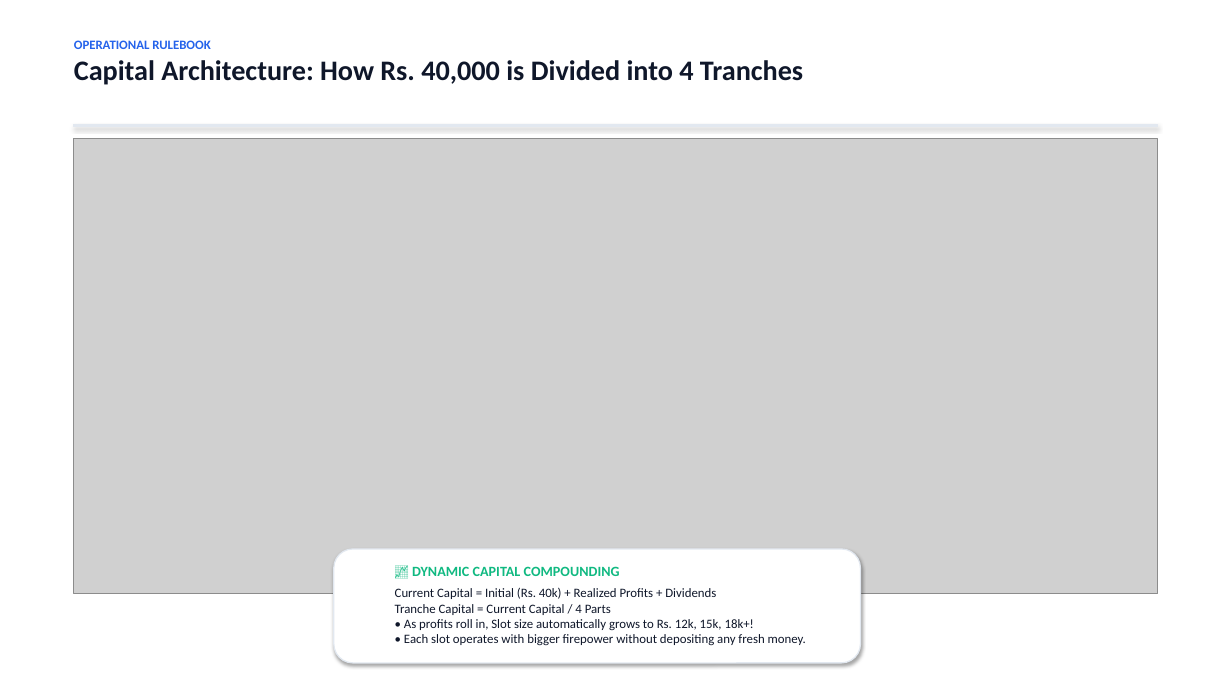
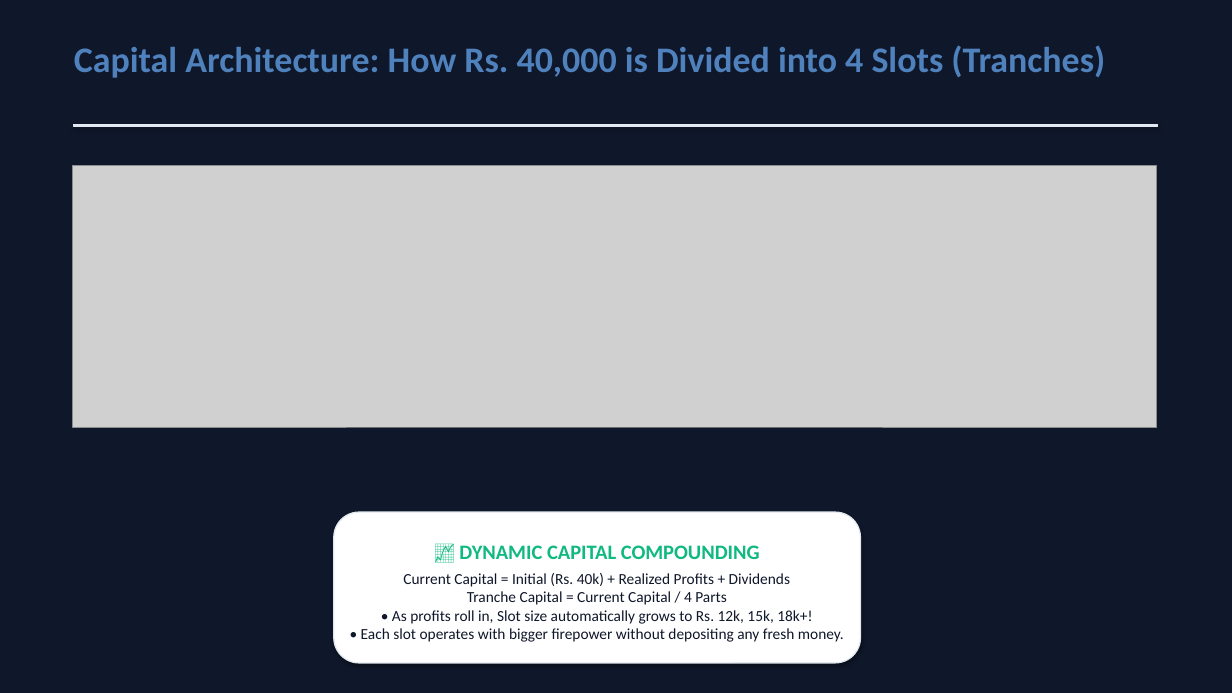
Before and after one commit to Fulera2021/Darvas-Bearish-Bullish-combo, a slide deck: slide 16 of Darvas_Strategy_Rulebook_Deck_v2.pptx (slide 13 before the commit). Drawn at 1232x693 pixels with LibreOffice and Linux fonts; fonts in the diff are those of the drawing; grey boxes stand for pictures. Boxes give left, top, right and bottom in pixels: in the first picture for what was removed or moved away, otherwise in the second. Text is boxed around its words. In the diff, an @@ line names an element or a change of style, - is before the commit and + after.

```diff
--- a/Darvas_Strategy_Rulebook_Deck_v2.pptx
+++ b/Darvas_Strategy_Rulebook_Deck_v2.pptx
@@ rectangle added at (0, 0, 1232, 693), fill #0F172A, outline #0F172A 0.75 pt @@
@@ text at (74, 45, 1105, 78): text changed; size 22 to 28 pt; text colour #0F172A to #4F81BD @@
-OPERATIONAL RULEBOOK
-Capital Architecture: How Rs. 40,000 is Divided into 4 Tranches
+Capital Architecture: How Rs. 40,000 is Divided into 4 Slots (Tranches)
@@ picture: place and size @@
-picture at (74, 139, 1158, 594)
+picture at (72, 165, 1156, 427)
@@ text "📈 DYNAMIC CAPITAL COMPOUNDING": place and size @@
-text "📈 DYNAMIC CAPITAL COMPOUNDING" at (395, 566, 806, 646)
+text "📈 DYNAMIC CAPITAL COMPOUNDING" at (361, 545, 844, 642)
@@ text "📈 DYNAMIC CAPITAL COMPOUNDING" at (361, 545, 844, 642): size 11 to 16 pt in "📈 DYNAMIC CAPITAL COMPOUNDING"; size 10 to 12 pt in "Current Capital = Initial (Rs. 40k) + ..."; alignment left to centre @@
@@ rounded rectangle: place and size @@
-rounded rectangle at (334, 549, 860, 663)
+rounded rectangle at (334, 512, 860, 663)
```
Also in this commit, not shown: 10 other slides changed, 4 slides added, 6 slides removed, 5 other files.
